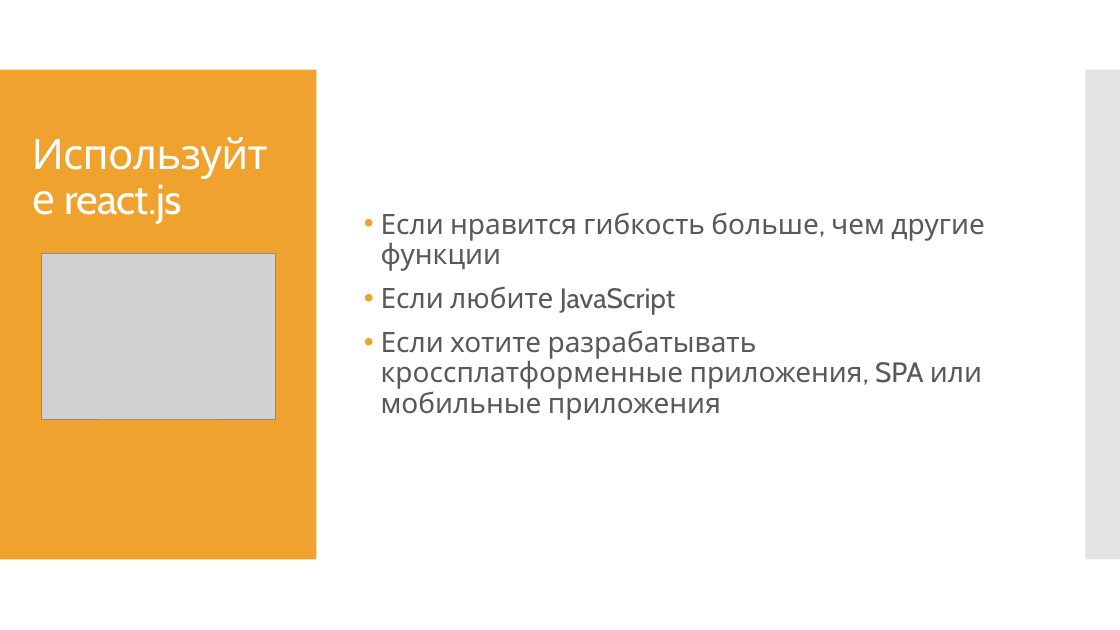
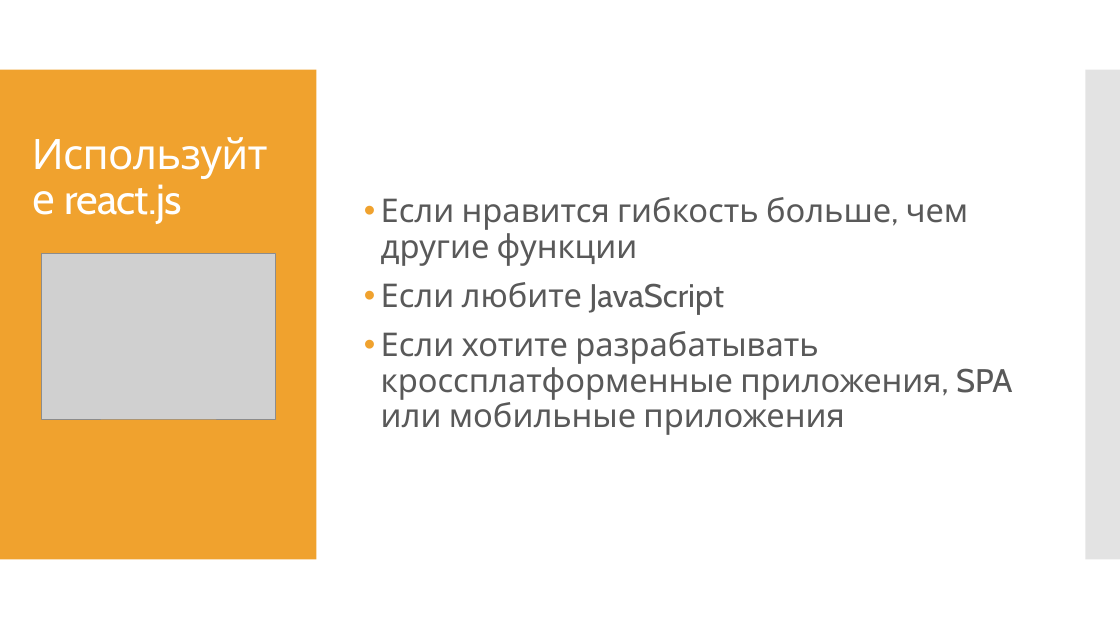
Before and after one commit to AlinaZhurba2000/DZ_Dmitrieva_and_Zhurba, a slide deck: slide 35 of презентация_файл_видео/Сравнение js frameworks.pptx. Drawn at 1120x630 pixels with LibreOffice and Linux fonts; fonts in the diff are those of the drawing; grey boxes stand for pictures. Boxes give left, top, right and bottom in pixels: in the first picture for what was removed or moved away, otherwise in the second. Text is boxed around its words. In the diff, an @@ line names an element or a change of style, - is before the commit and + after.

```diff
--- a/презентация_файл_видео/Сравнение js frameworks.pptx
+++ b/презентация_файл_видео/Сравнение js frameworks.pptx
@@ text "Если нравится гибкость больше, чем ..." at (381, 197, 1012, 435): size 24 to 28 pt @@
```
Also in this commit, not shown: 7 other slides changed.
